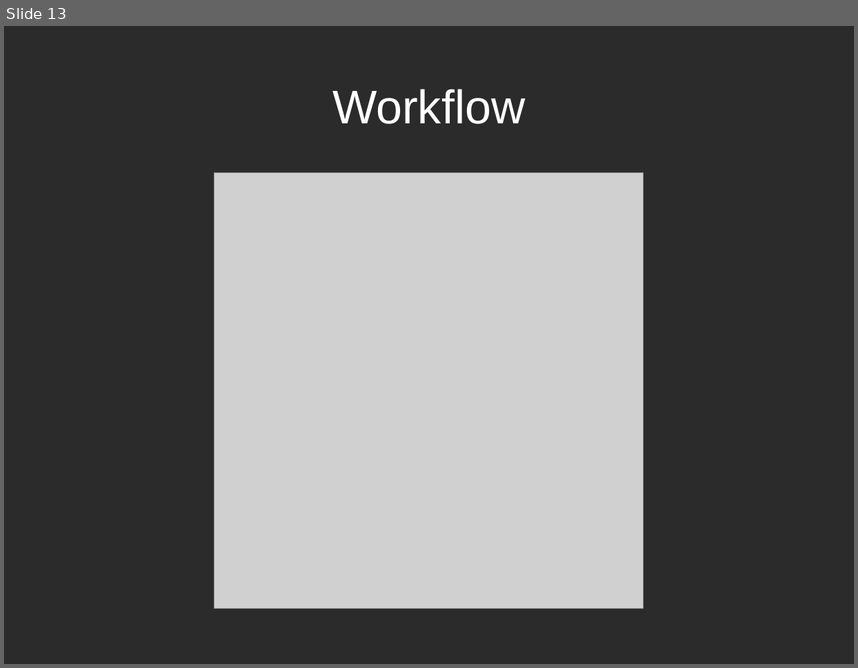
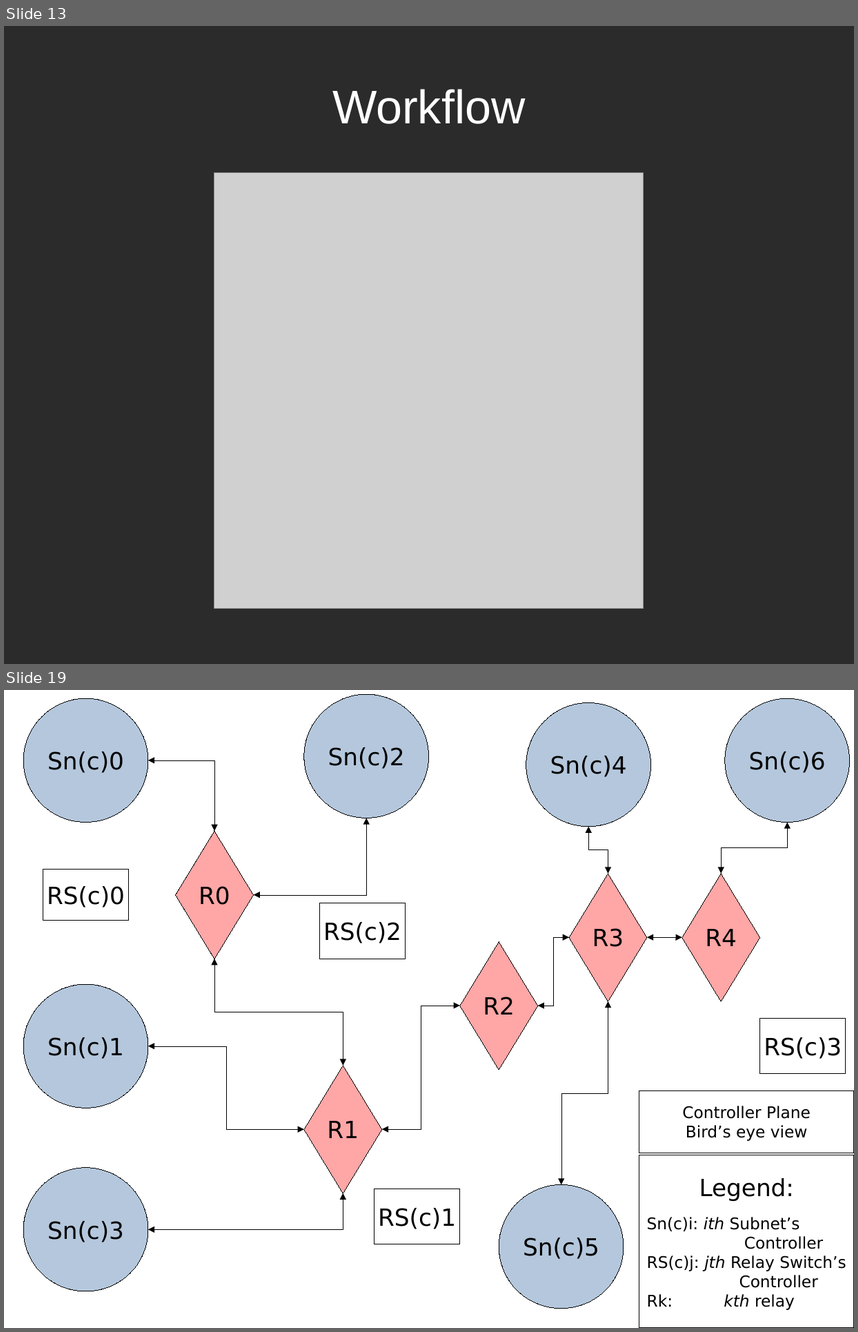
Before and after one commit to r0ck3r008/sdn-proj, a slide deck: reviews/SDN presentation.odp. Shown one above the other, each under a label of ours: slide 13 before the commit, slides 13 and 19 after it; the slides between them are not shown. The pictures are 858x668 and 858x1332 pixels, drawn with LibreOffice and Linux fonts; fonts in the diff are those of the drawing; grey boxes stand for pictures; background and template pictures are left out; a plain dark background stands for a picture behind light text. Boxes give left, top, right and bottom in pixels: in the first picture for what was removed or moved away, otherwise in the second. Text is boxed around its words. In the diff, an @@ line names an element or a change of style, - is before the commit and + after.

```diff
--- a/reviews/SDN presentation.odp
+++ b/reviews/SDN presentation.odp
@@ slide 19 added at <box>4,690,854,1328</box>, background #FFFFFF @@
@@ ellipse added at <box>23,698,148,822</box>, fill #B4C7DC, outline #000000 0 pt, 22.1 pt, text #000000 @@
+Sn(c)0
@@ ellipse added at <box>304,695,429,818</box>, fill #B4C7DC, outline #000000 0 pt, 22.1 pt, text #000000 @@
+Sn(c)2
@@ ellipse added at <box>526,703,651,827</box>, fill #B4C7DC, outline #000000 0 pt, 22.1 pt, text #000000 @@
+Sn(c)4
@@ ellipse added at <box>725,698,850,822</box>, fill #B4C7DC, outline #000000 0 pt, 22.1 pt, text #000000 @@
+Sn(c)6
@@ elbow double arrow added from (148, 760) to (214, 830), #000000 0 pt @@
@@ diamond added at <box>175,830,253,958</box>, fill #FFFFFF, outline #000000 0 pt @@
@@ diamond added at <box>175,830,253,958</box>, fill #FFA6A6, outline #000000 0 pt, 22.1 pt, text #000000 @@
+R0
@@ elbow double arrow added from (366, 818) to (253, 894), #000000 0 pt @@
@@ elbow double arrow added from (588, 827) to (608, 874), #000000 0 pt @@
@@ elbow double arrow added from (788, 822) to (722, 874), #000000 0 pt @@
@@ rectangle added at <box>43,869,129,920</box>, fill #FFFFFF, outline #000000 0 pt, 22.1 pt, text #000000 @@
+RS(c)0
@@ diamond added at <box>569,874,647,1002</box>, fill #FFA6A6, outline #000000 0 pt, 22.1 pt, text #000000 @@
+R3
@@ diamond added at <box>682,874,760,1002</box>, fill #FFA6A6, outline #000000 0 pt, 22.1 pt, text #000000 @@
+R4
@@ rectangle added at <box>319,903,405,958</box>, fill #FFFFFF, outline #000000 0 pt, 22.1 pt, text #000000 @@
+RS(c)2
@@ elbow double arrow added from (538, 1005) to (569, 938), #000000 0 pt @@
@@ elbow double arrow added from (647, 938) to (682, 938), #000000 0 pt @@
@@ elbow double arrow added from (214, 958) to (343, 1065), #000000 0 pt @@
@@ diamond added at <box>460,941,538,1069</box>, fill #FFA6A6, outline #000000 0 pt, 22.1 pt, text #000000 @@
+R2
@@ ellipse added at <box>23,984,148,1107</box>, fill #B4C7DC, outline #000000 0 pt, 22.1 pt, text #000000 @@
+Sn(c)1
@@ elbow double arrow added from (382, 1129) to (460, 1005), #000000 0 pt @@
@@ elbow double arrow added from (608, 1001) to (562, 1185), #000000 0 pt @@
@@ rectangle added at <box>760,1018,846,1074</box>, fill #FFFFFF, outline #000000 0 pt, 22.1 pt, text #000000 @@
+RS(c)3
@@ elbow double arrow added from (148, 1045) to (304, 1129), #000000 0 pt @@
@@ diamond added at <box>304,1065,382,1193</box>, fill #FFA6A6, outline #000000 0 pt, 22.1 pt, text #000000 @@
+R1
@@ rectangle added at <box>639,1090,854,1153</box>, fill #FFFFFF, outline #000000 0 pt, 15 pt, text #000000 @@
+Controller Plane
+Bird’s eye view
@@ rectangle added at <box>639,1154,854,1327</box>, fill #FFFFFF, outline #000000 0 pt, 15 pt, text #000000 @@
+Legend:
+Sn(c)i: ith Subnet’s
+Controller
+RS(c)j: jth Relay Switch’s
+Controller
+Rk: kth relay
@@ ellipse added at <box>23,1167,148,1291</box>, fill #B4C7DC, outline #000000 0 pt, 22.1 pt, text #000000 @@
+Sn(c)3
@@ ellipse added at <box>499,1185,624,1308</box>, fill #B4C7DC, outline #000000 0 pt, 22.1 pt, text #000000 @@
+Sn(c)5
@@ elbow double arrow added from (148, 1229) to (343, 1193), #000000 0 pt @@
@@ rectangle added at <box>375,1189,460,1245</box>, fill #FFFFFF, outline #000000 0 pt, 22.1 pt, text #000000 @@
+RS(c)1
```
Also in this commit, not shown: 4 slides changed, 9 other slides added, 1 other file.
